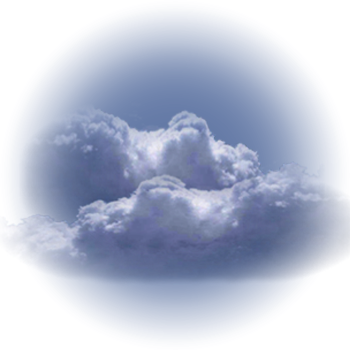
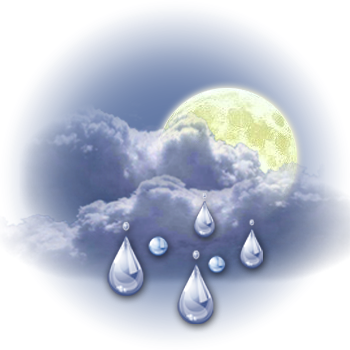
Before/after of a 350x350 layered artwork. What changed in the layer stack:
added layer "Слой 11 (копия)" above "Слой 10" over [107, 193, 263, 324]
showed "Слой 8" over [157, 88, 297, 228]
